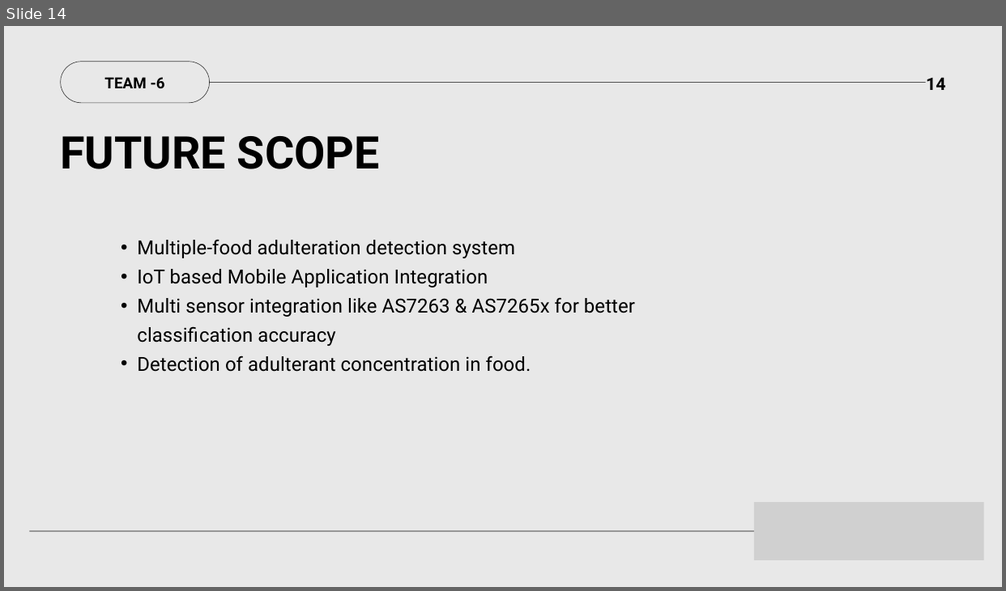
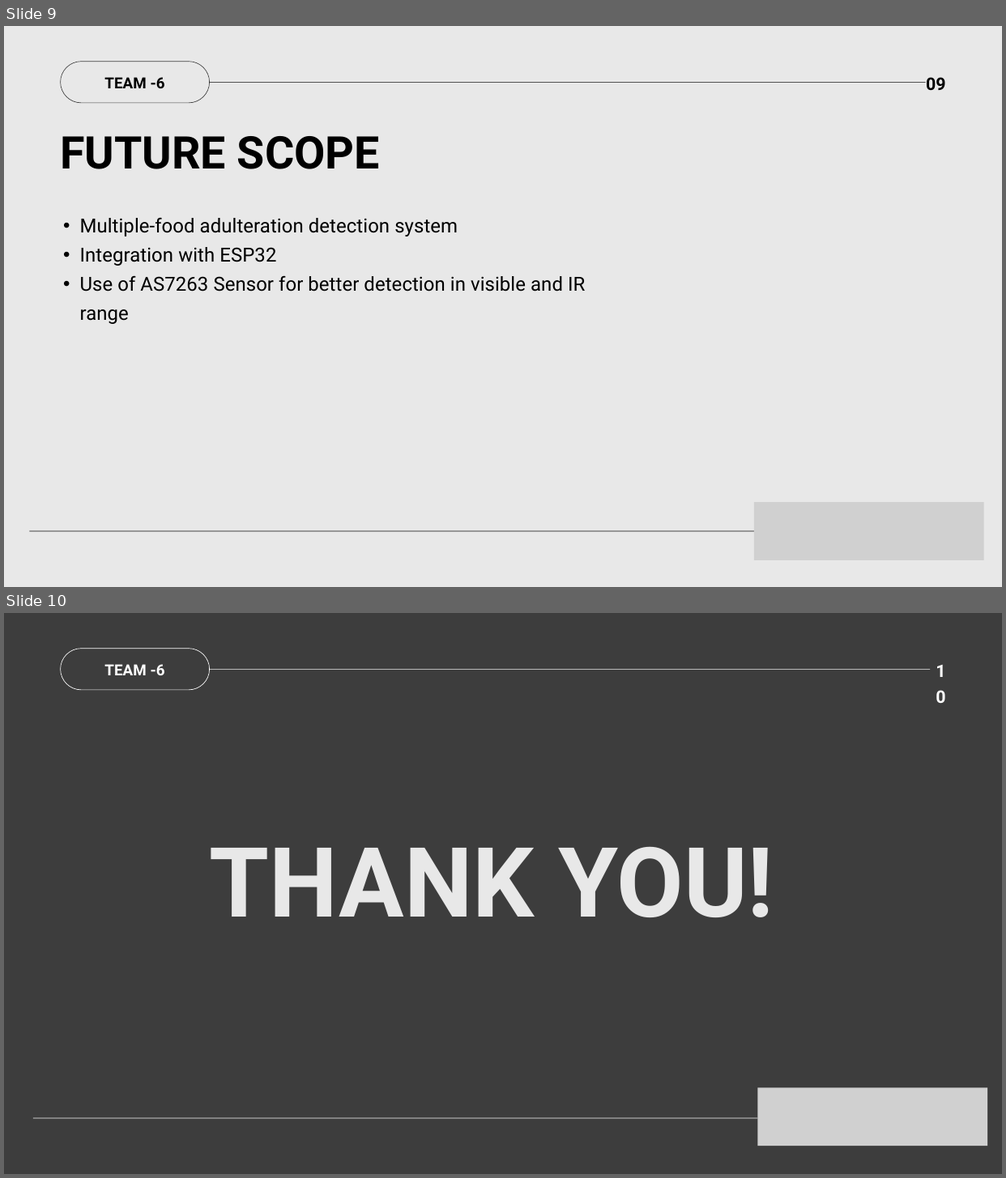
Before and after one commit to KV-a1/Analog-and-NN-CNN-GNN, a slide deck: TEAM - 6.pptx. Shown one above the other, each under a label of ours: slide 14 before the commit, slides 9 and 10 after it. The pictures are 1006x591 and 1006x1178 pixels, drawn with LibreOffice and Linux fonts; fonts in the diff are those of the drawing; grey boxes stand for pictures. Boxes give left, top, right and bottom in pixels: in the first picture for what was removed or moved away, otherwise in the second. Text is boxed around its words. In the diff, an @@ line names an element or a change of style, - is before the commit and + after.

```diff
--- a/TEAM - 6.pptx
+++ b/TEAM - 6.pptx
@@ slide 10 added at <box>4,613,1002,1174</box>, background #3D3D3D @@
@@ freeform shape added at <box>60,648,210,690</box>, fill #FFFFFF @@
@@ text added at <box>930,654,946,679</box>, 25 pt, text #FFFFFF, bold @@
+10
@@ text added at <box>104,664,165,675</box>, 22 pt, text #FFFFFF, bold @@
+TEAM -6
@@ line added from (210, 670) to (930, 670), #FFFFFF 0.75 pt @@
@@ text added at <box>210,847,774,918</box>, 139.9 pt, text #E8E8E8, bold @@
+THANK YOU!
@@ picture added at <box>757,1088,987,1146</box> @@
@@ line added from (33, 1118) to (757, 1118), #FFFFFF 0.75 pt @@
@@ what was slide 14 is now slide 9 @@
@@ slide 9 changed as well @@
@@ text at <box>926,77,946,91</box>: text changed @@
-14
+09
@@ text "Multiple-food adulteration detection system": place and size @@
-text "Multiple-food adulteration detection system" at <box>137,239,635,372</box>
+text "Multiple-food adulteration detection system" at <box>80,218,585,324</box>
@@ text at <box>80,247,585,324</box>: text changed @@
-  • IoT based Mobile Application Integration
-  • Multi sensor integration like AS7263 & AS7265x for better classification accuracy
-  • Detection of adulterant concentration in food.
+  • Integration with ESP32
+  • Use of AS7263 Sensor for better detection in visible and IR range
```
Also in this commit, not shown: 3 other slides changed, 5 other slides added, 10 slides removed.
